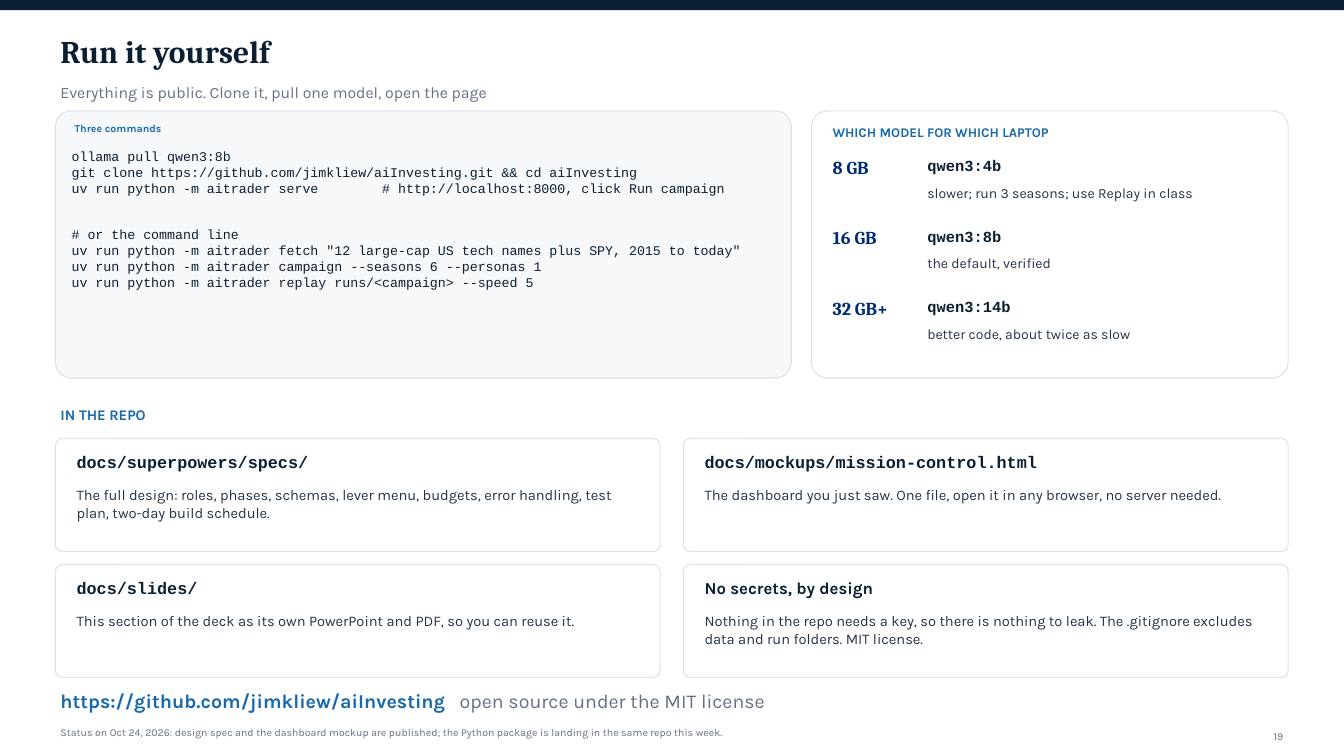
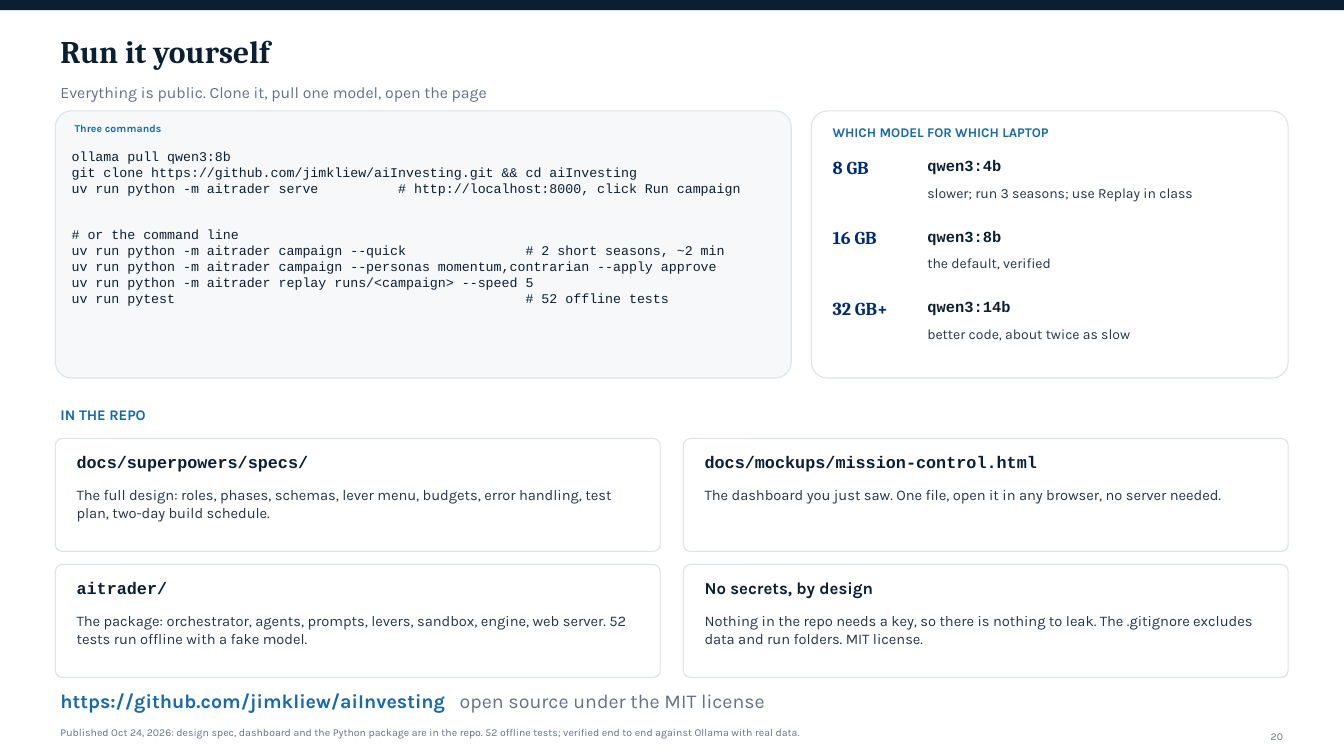
Before and after one commit to jimkliew/aiInvesting, a slide deck: slide 20 of docs/slides/aiInvesting-slides.pptx (slide 19 before the commit). Drawn at 1344x756 pixels with LibreOffice and Linux fonts; fonts in the diff are those of the drawing. Boxes give left, top, right and bottom in pixels: in the first picture for what was removed or moved away, otherwise in the second. Text is boxed around its words. In the diff, an @@ line names an element or a change of style, - is before the commit and + after.

Commit message:
Recorded 6-season run, live screenshots, rebuilt slides with real results; coach told which personas are active

```diff
--- a/docs/slides/aiInvesting-slides.pptx
+++ b/docs/slides/aiInvesting-slides.pptx
@@ text at <box>72,245,725,274</box>: text changed @@
-uv run python -m aitrader fetch "12 large-cap US tech names plus SPY, 2015 to today"
-uv run python -m aitrader campaign --seasons 6 --personas 1
+uv run python -m aitrader campaign --quick # 2 short seasons, ~2 min
+uv run python -m aitrader campaign --personas momentum,contrarian --apply approve
@@ text at <box>72,293,669,306</box>: paragraph added @@
+uv run pytest # 52 offline tests
@@ text at <box>77,582,168,595</box>: text changed @@
-docs/slides/
+aitrader/
@@ text at <box>77,616,626,644</box>: text changed @@
-This section of the deck as its own PowerPoint and PDF, so you can reuse it.
+The package: orchestrator, agents, prompts, levers, sandbox, engine, web server. 52 tests run offline with a fake model.
@@ text at <box>60,729,800,739</box>: text changed @@
-Status on Oct 24, 2026: design spec and the dashboard mockup are published; the Python package is landing in the same repo this week.
+Published Oct 24, 2026: design spec, dashboard and the Python package are in the repo. 52 offline tests; verified end to end against Ollama with real data.
@@ text at <box>1271,733,1283,740</box>: text changed @@
-19
+20
```
Also in this commit, not shown: 8 other slides changed, 1 slide added, 51 other files.
